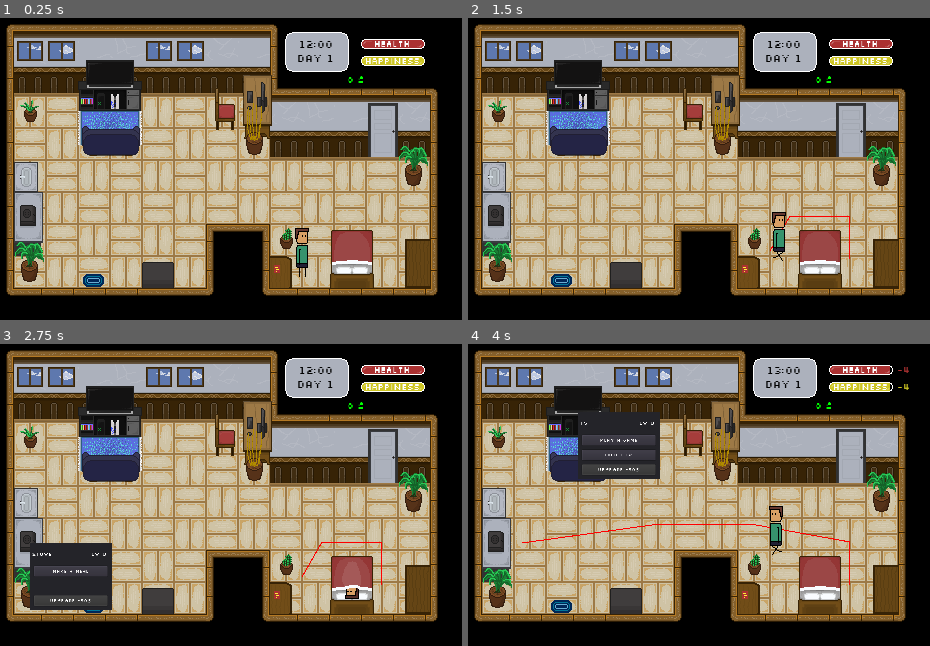
Above: before the commit, frames 1-4 (two rows, left to right).
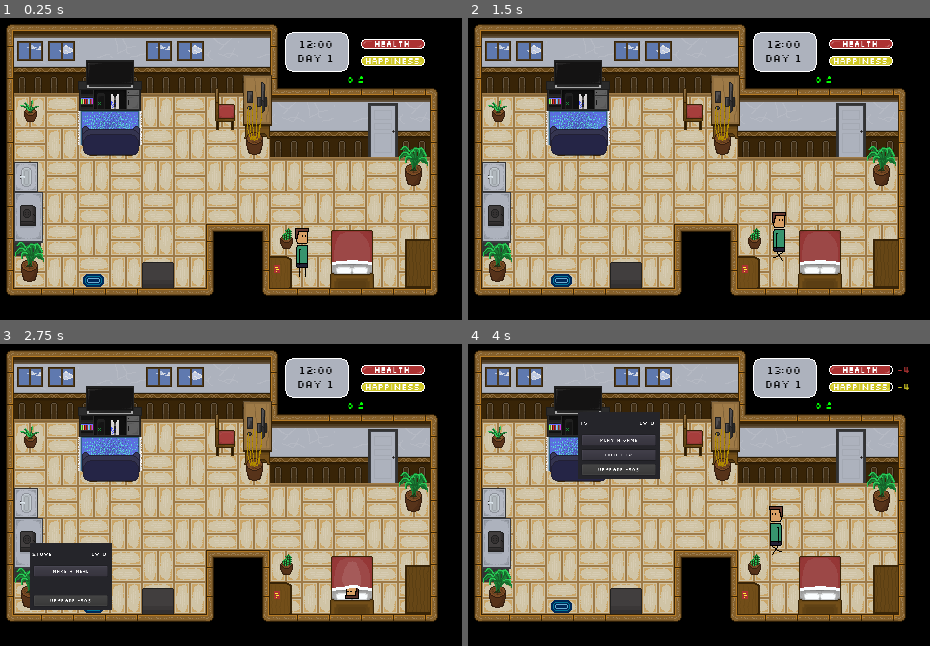
Above: after the commit, the same moments.

Repository: sun-wise-man/work-from-home
Game: Godot game, scene res://scenes/main.tscn
The game is run twice, just before and just after one commit, with the same random seed, the same clock (stepped at 60 frames per second) and the same inputs.
Inputs (mouse positions are in pixels of both pictures, inside the frame that each line leads up to):
- Up to frame 1 (0.25 s): no input
- Up to frame 2 (1.5 s): move the mouse to (819, 259) at 0.52 s; click (819, 259) at 0.67 s; click "Go to sleep" at 1.25 s
- Up to frame 3 (2.75 s): move the mouse to (27, 543) at 2.02 s; click (27, 543) at 2.17 s
- Up to frame 4 (4 s): click "Make a meal" at 2.75 s; move the mouse to (578, 413) at 3.52 s; click (578, 413) at 3.67 s

The runs differ from the first frame. In frame 2, less than 0.1% of the frame differs, in the area x 65-83%, y 65-80%; in frame 3, 0.1%; in frame 4, 0.3%, in the area x 11-83%, y 59-80%.

Commit message:
Setting Up Export
Setting up export to HTML5

Diff:
--- a/project.godot
+++ b/project.godot
@@ -36,4 +36,5 @@
 
 [rendering]
 
+quality/driver/driver_name="GLES2"
 environment/default_environment="res://default_env.tres"
--- a/scenes/main.tscn
+++ b/scenes/main.tscn
@@ -953,6 +953,7 @@
 navpoly = SubResource( 1 )
 
 [node name="Line2D" type="Line2D" parent="."]
+visible = false
 width = 1.0
 default_color = Color( 1, 0, 0, 1 )
 
@@ -1593,11 +1594,11 @@
 [connection signal="pressed" from="GUI/DecisionPanel/Option1" to="GUI/DecisionPanel" method="_on_Option1_pressed"]
 [connection signal="pressed" from="GUI/DecisionPanel/Option2" to="GUI/DecisionPanel" method="_on_Option2_pressed"]
 [connection signal="visibility_changed" from="GUI/EventPanel" to="GUI/EventPanel" method="_on_EventPanel_visibility_changed"]
-[connection signal="upgrade_object" from="GUI/ActivitySystem" to="Objects/PC" method="_on_ActivitySystem_upgrade_object"]
+[connection signal="upgrade_object" from="GUI/ActivitySystem" to="Objects/Console" method="_on_ActivitySystem_upgrade_object"]
 [connection signal="upgrade_object" from="GUI/ActivitySystem" to="Objects/Bed" method="_on_ActivitySystem_upgrade_object"]
-[connection signal="upgrade_object" from="GUI/ActivitySystem" to="Objects/Console" method="_on_ActivitySystem_upgrade_object"]
 [connection signal="upgrade_object" from="GUI/ActivitySystem" to="Objects/Stove" method="_on_ActivitySystem_upgrade_object"]
 [connection signal="upgrade_object" from="GUI/ActivitySystem" to="Objects/Bathroom" method="_on_ActivitySystem_upgrade_object"]
+[connection signal="upgrade_object" from="GUI/ActivitySystem" to="Objects/PC" method="_on_ActivitySystem_upgrade_object"]
 [connection signal="mouse_entered" from="GUI/ActivitySystem/Panel" to="." method="_on_Panel_mouse_entered"]
 [connection signal="mouse_exited" from="GUI/ActivitySystem/Panel" to="." method="_on_Panel_mouse_exited"]
 [connection signal="mouse_entered" from="GUI/ActivitySystem/Panel/Button" to="." method="_on_Button_mouse_entered"]
Not shown, added: export_presets.cfg
Not shown: 1 places in scenes/main.tscn that only renumber resources
